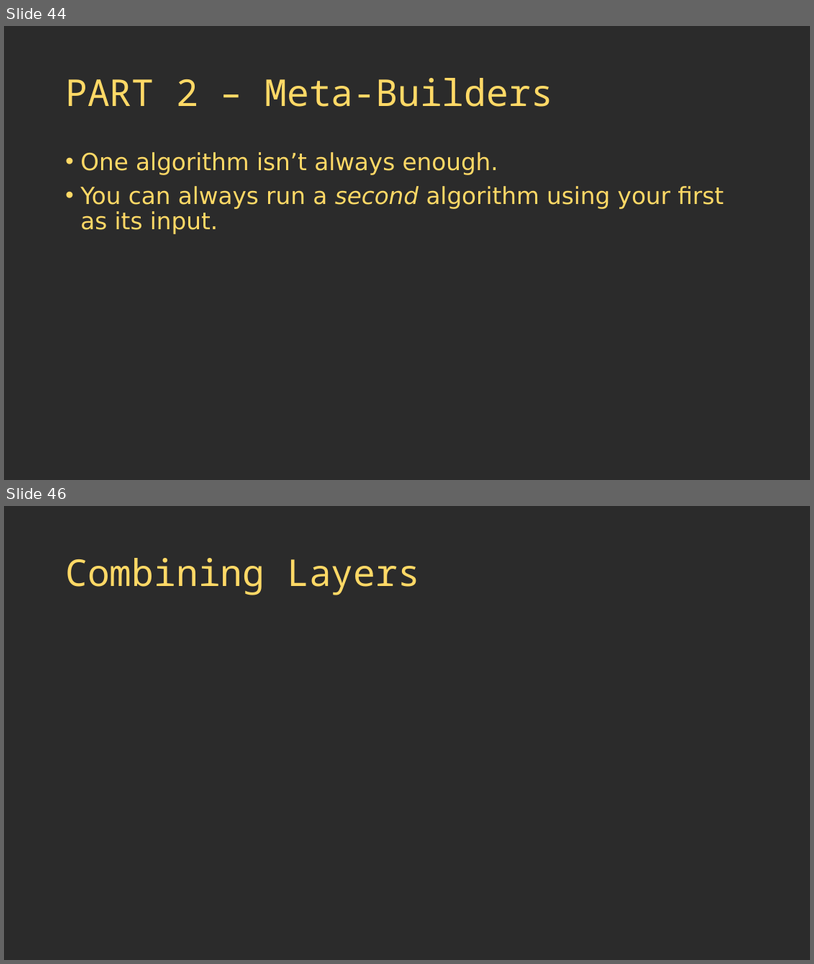
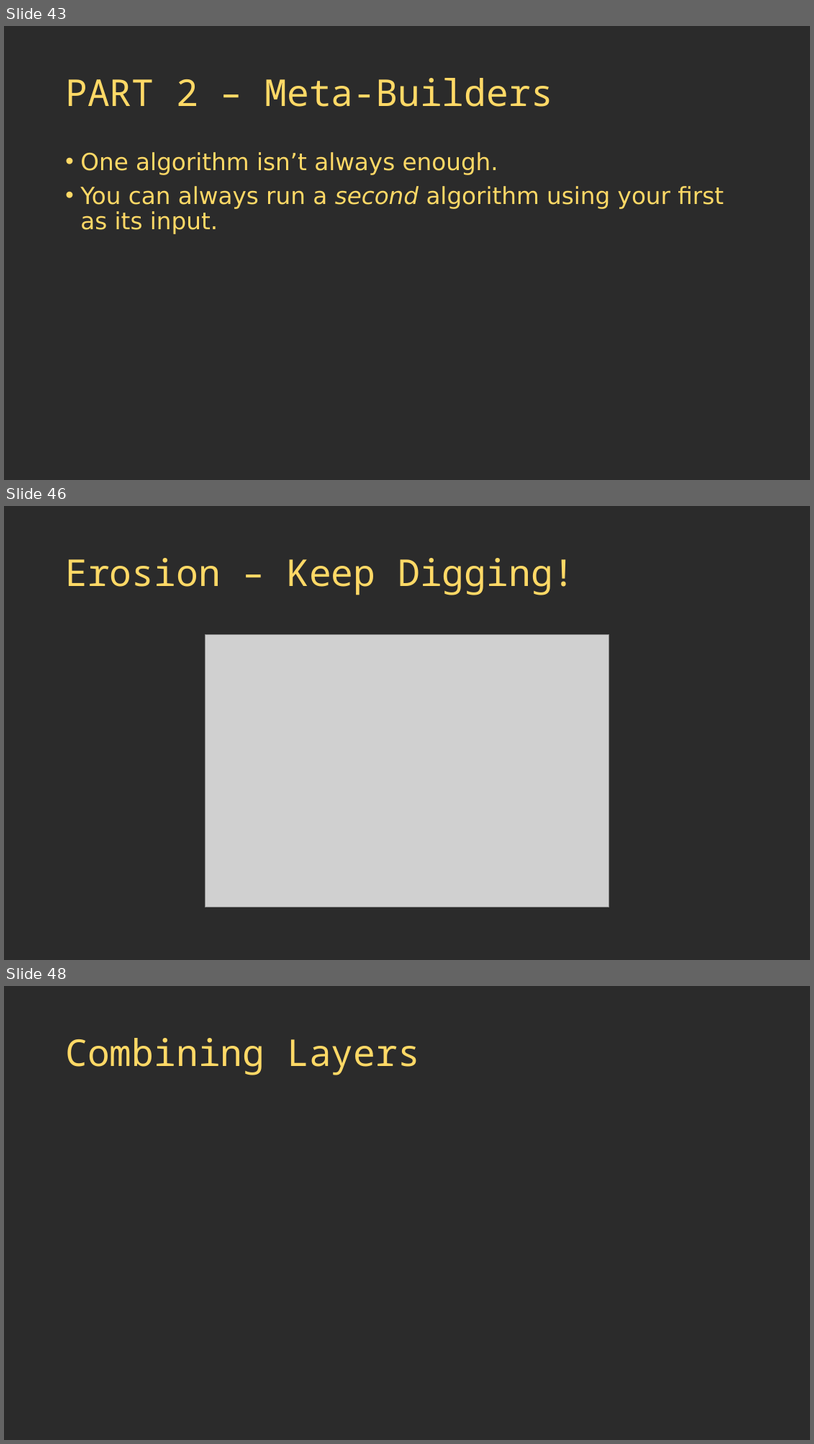
Before and after one commit to thebracket/roguelike-celebration-2020, a slide deck: Procedural Map Generation Techniques.pptx. Shown one above the other, each under a label of ours: slides 44 and 46 before the commit, slides 43, 46 and 48 after it; the slides between them are not shown. The pictures are 814x964 and 814x1444 pixels, drawn with LibreOffice and Linux fonts; fonts in the diff are those of the drawing; grey boxes stand for pictures; background and template pictures are left out; a plain dark background stands for a picture behind light text. Boxes give left, top, right and bottom in pixels: in the first picture for what was removed or moved away, otherwise in the second. Text is boxed around its words. In the diff, an @@ line names an element or a change of style, - is before the commit and + after.

Commit message:
DLA Erosion

```diff
--- a/Procedural Map Generation Techniques.pptx
+++ b/Procedural Map Generation Techniques.pptx
@@ slide 46 added at box(4, 506, 810, 960), background picture (left out) @@
@@ title added at box(65, 558, 575, 595), 44 pt, text #FFD966 @@
+Erosion – Keep Digging!
@@ picture added at box(205, 635, 610, 907) @@
@@ what was slide 44 is now slide 43 @@
@@ what was slide 46 is now slide 48 @@
```
Also in this commit, not shown: 1 slide changed, 2 other slides added, 1 slide removed, 5 other files.
